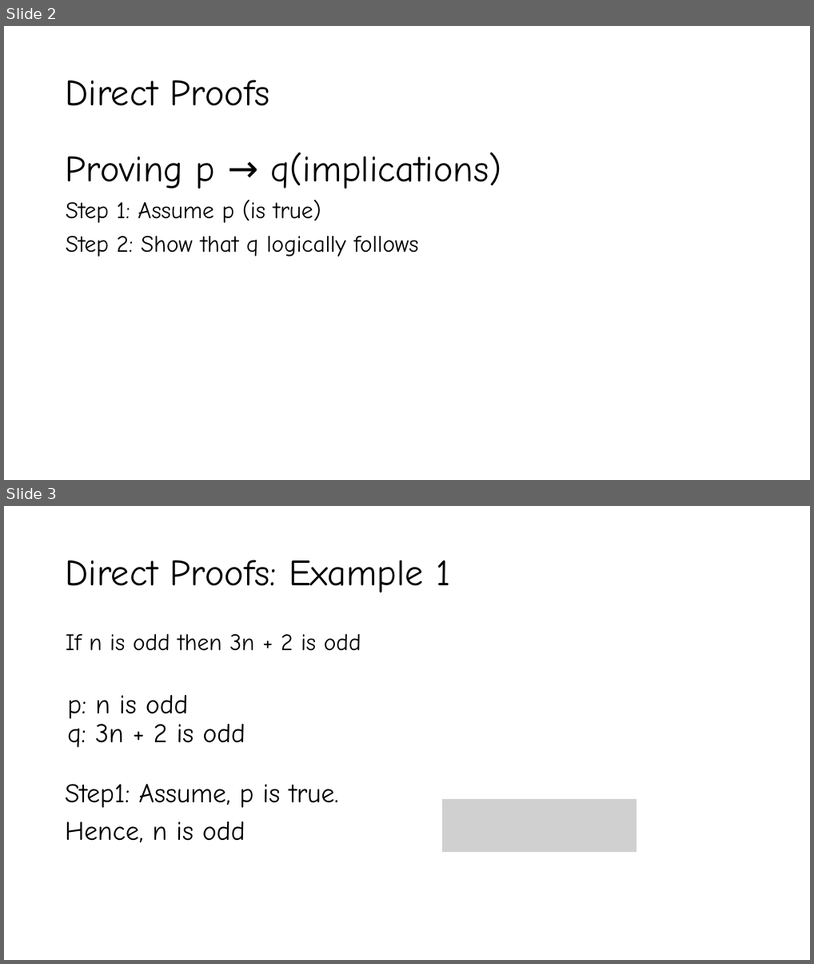
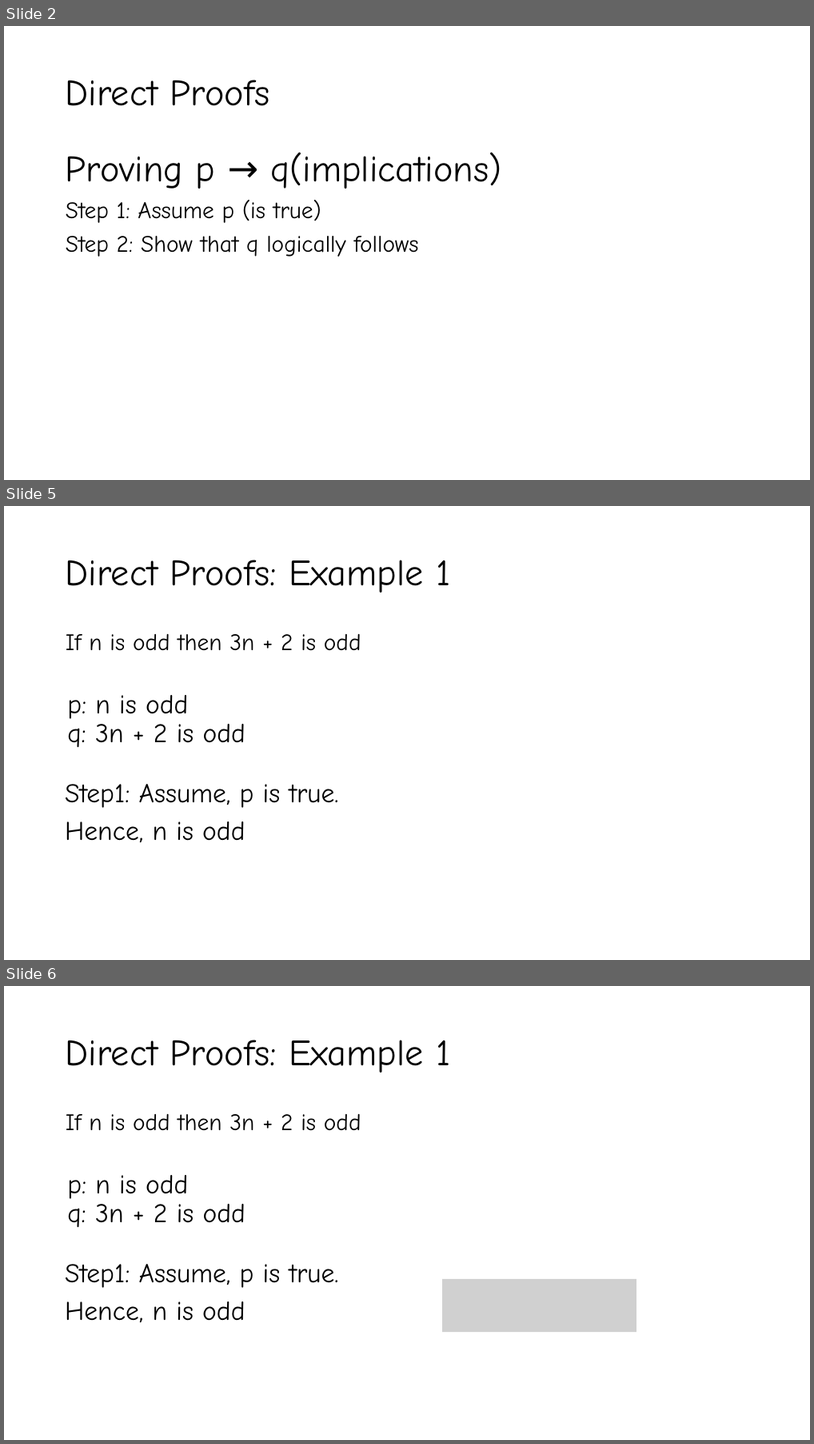
Before and after one commit to YeasirRayhanPrince/yeasirrayhanprince.github.io, a slide deck: cse106/slides/Lecture3.pptx. Shown one above the other, each under a label of ours: slides 2 and 3 before the commit, slides 2, 5 and 6 after it; the slides between them are not shown. The pictures are 814x964 and 814x1444 pixels, drawn with LibreOffice and Linux fonts; fonts in the diff are those of the drawing; grey boxes stand for pictures. Boxes give left, top, right and bottom in pixels: in the first picture for what was removed or moved away, otherwise in the second. Text is boxed around its words. In the diff, an @@ line names an element or a change of style, - is before the commit and + after.

```diff
--- a/cse106/slides/Lecture3.pptx
+++ b/cse106/slides/Lecture3.pptx
@@ slide 5 added at (4,506,810,960), background #FFFFFF @@
@@ title added at (66,560,450,592), 44 pt, text #000000 @@
+Direct Proofs: Example 1
@@ text added at (66,634,362,651), 28 pt, text #000000 @@
+If n is odd then 3n + 2 is odd
@@ text added at (67,695,246,747), 32 pt, text #000000 @@
+p: n is odd
+q: 3n + 2 is odd
@@ text added at (65,784,339,842), 32 pt, text #000000 @@
+Step1: Assume, p is true.
+Hence, n is odd
@@ what was slide 3 is now slide 6 @@
```
Also in this commit, not shown: 2 slides changed, 26 other slides added, 6 other files.
